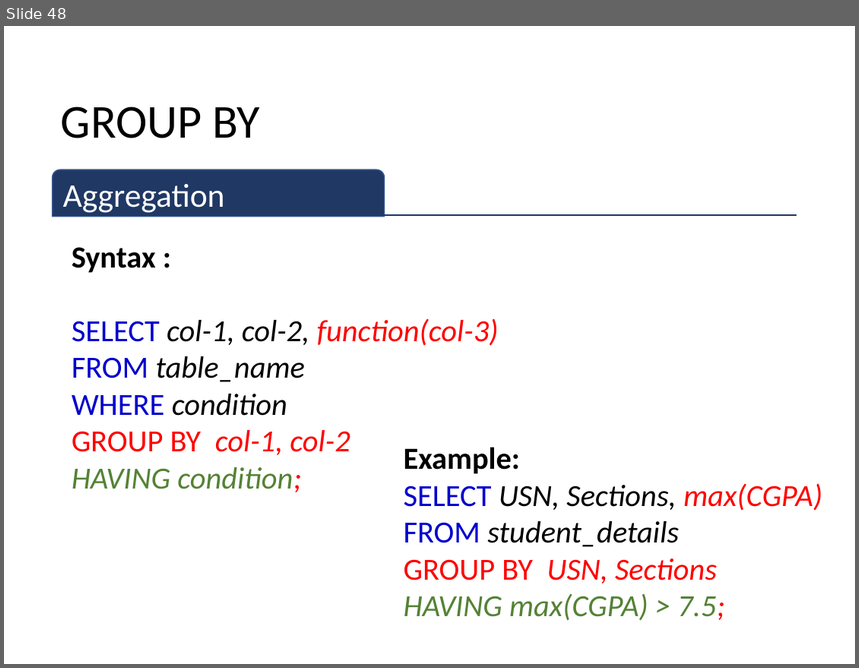
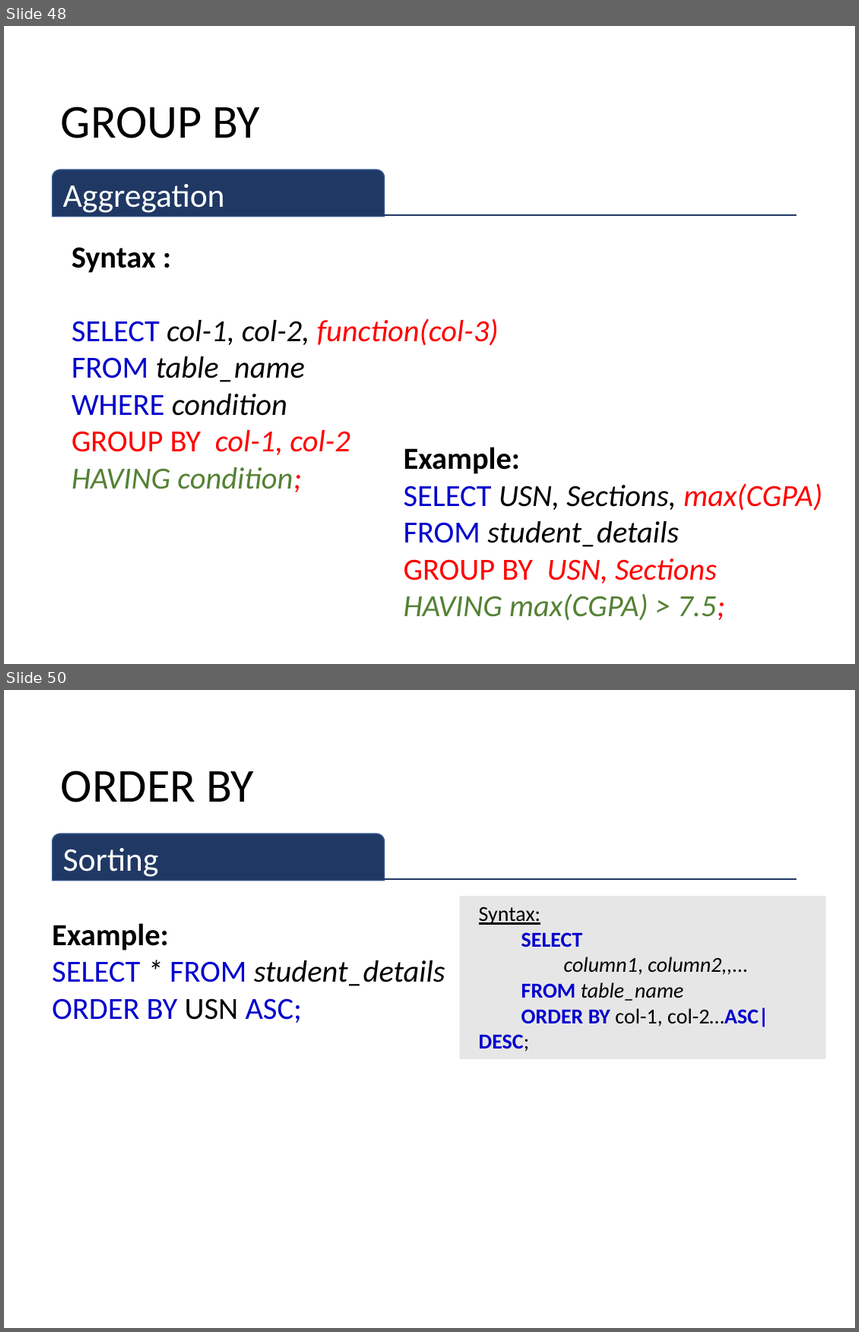
Before and after one commit to sitmbadept/sitmbadept.github.io, a slide deck: 2023/UNIT_2/WIP/UNIT-2-PART-1.pptx. Shown one above the other, each under a label of ours: slide 48 before the commit, slides 48 and 50 after it; the slides between them are not shown. The pictures are 859x668 and 859x1332 pixels, drawn with LibreOffice and Linux fonts; fonts in the diff are those of the drawing. Boxes give left, top, right and bottom in pixels: in the first picture for what was removed or moved away, otherwise in the second. Text is boxed around its words. In the diff, an @@ line names an element or a change of style, - is before the commit and + after.

```diff
--- a/2023/UNIT_2/WIP/UNIT-2-PART-1.pptx
+++ b/2023/UNIT_2/WIP/UNIT-2-PART-1.pptx
@@ slide 50 added at bbox=[4, 690, 855, 1328], background #FFFFFF @@
@@ title added at bbox=[61, 771, 253, 802], 40 pt, text #000000 @@
+ORDER BY
@@ round same rect added at bbox=[53, 834, 385, 881], fill #203864, outline #325491 1 pt, 28 pt, text #FFFFFF @@
+Sorting
@@ line added from (53, 880) to (797, 880), #203864 1.5 pt @@
@@ rectangle added at bbox=[459, 896, 826, 1059], fill #E7E6E6, 18 pt, text #000000 @@
+Syntax:
+SELECT
+column1, column2,,...
+FROM table_name
+ORDER BY col-1, col-2…ASC|DESC;
@@ text added at bbox=[52, 923, 446, 1023], 26 pt, text #000000 @@
+Example:
+SELECT * FROM student_details
+ORDER BY USN ASC;
```
Also in this commit, not shown: 4 other slides added, 1 other file.
